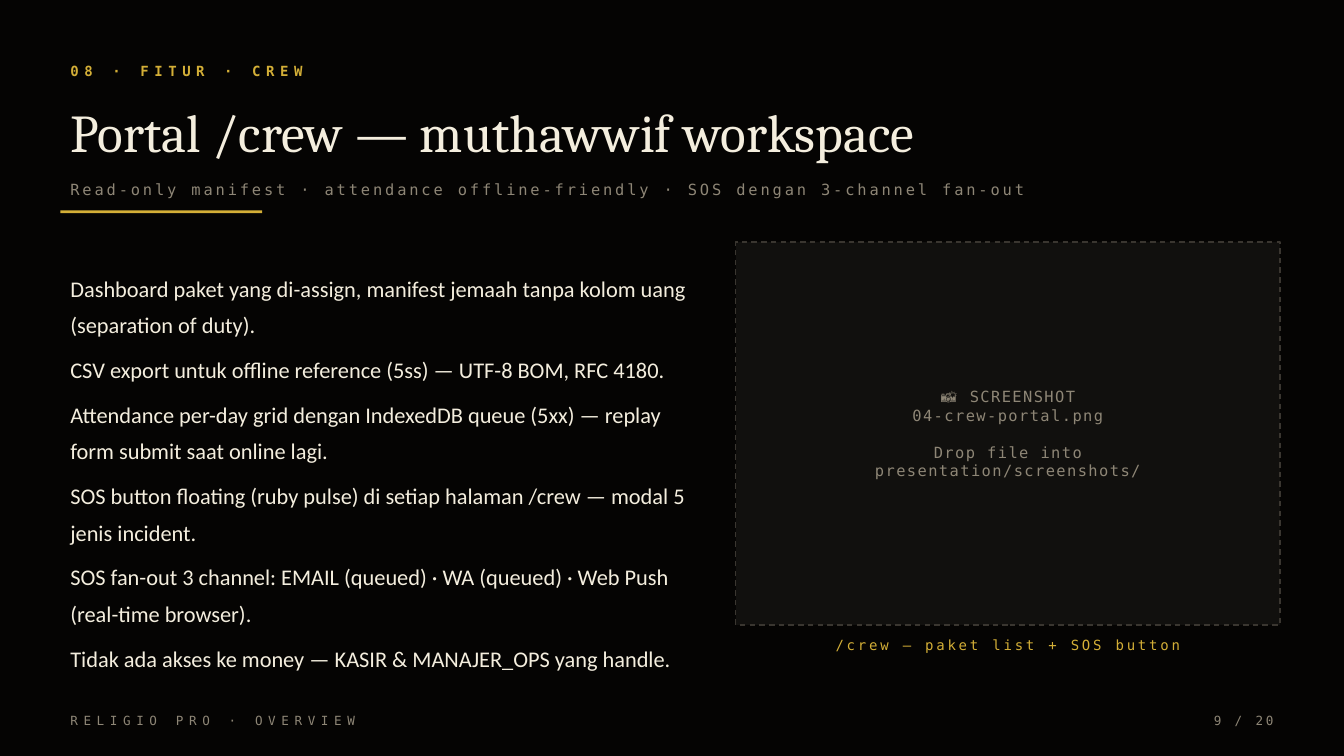
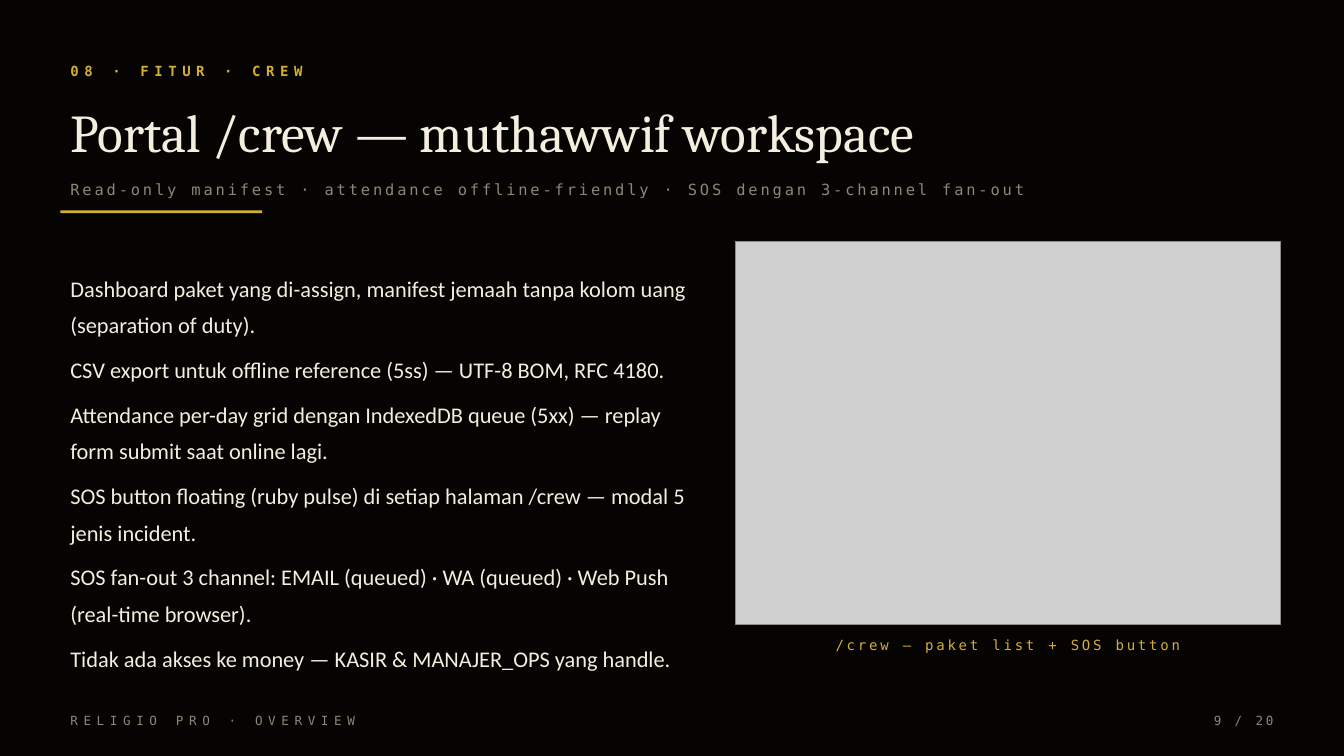
Before and after one commit to galihsidik86/travel, a slide deck: slide 9 of presentation/religio-pro.pptx. Drawn at 1344x756 pixels with LibreOffice and Linux fonts; fonts in the diff are those of the drawing; grey boxes stand for pictures. Boxes give left, top, right and bottom in pixels: in the first picture for what was removed or moved away, otherwise in the second. Text is boxed around its words. In the diff, an @@ line names an element or a change of style, - is before the commit and + after.

```diff
--- a/presentation/religio-pro.pptx
+++ b/presentation/religio-pro.pptx
@@ rectangle removed at (736, 242, 1280, 625) @@
@@ picture added at (736, 242, 1280, 625) @@
@@ text removed at (875, 390, 1140, 479) @@
-📸 SCREENSHOT
-04-crew-portal.png
-Drop file into
-presentation/screenshots/
```
Also in this commit, not shown: 7 other slides changed, 4 other files.
